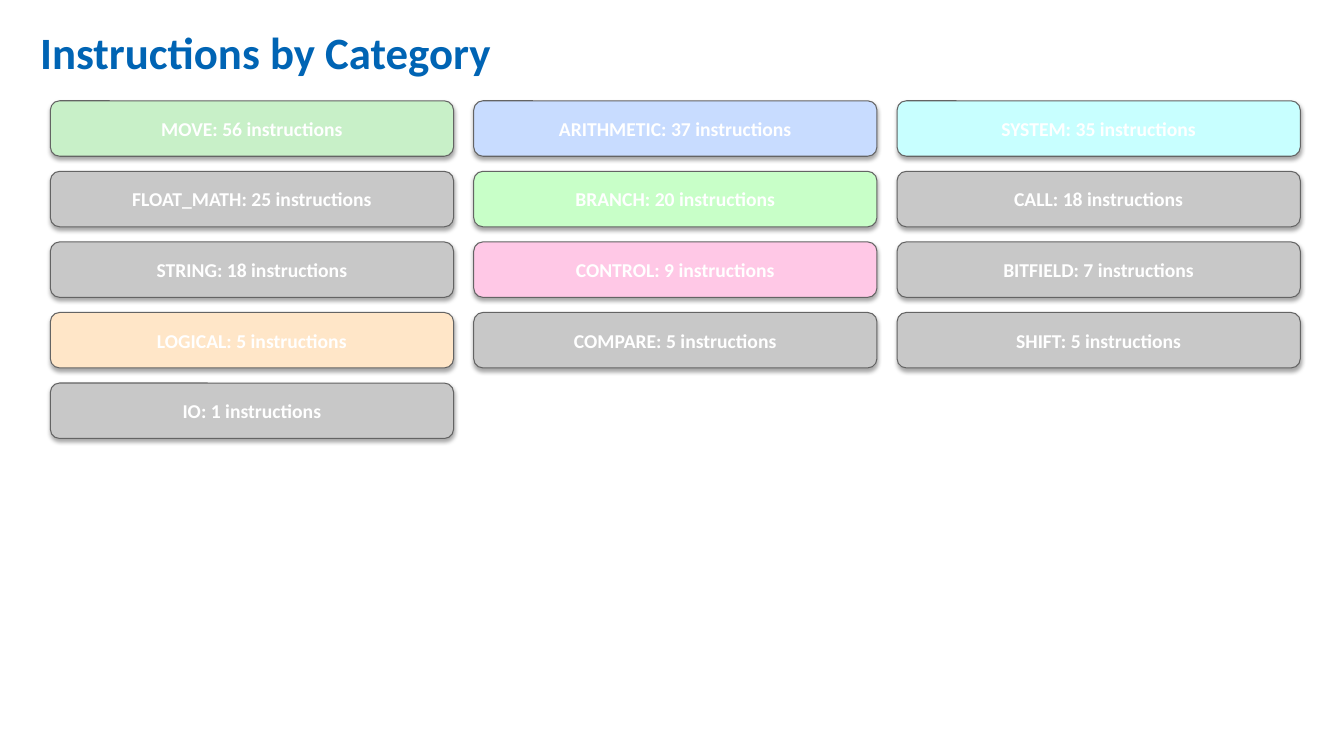
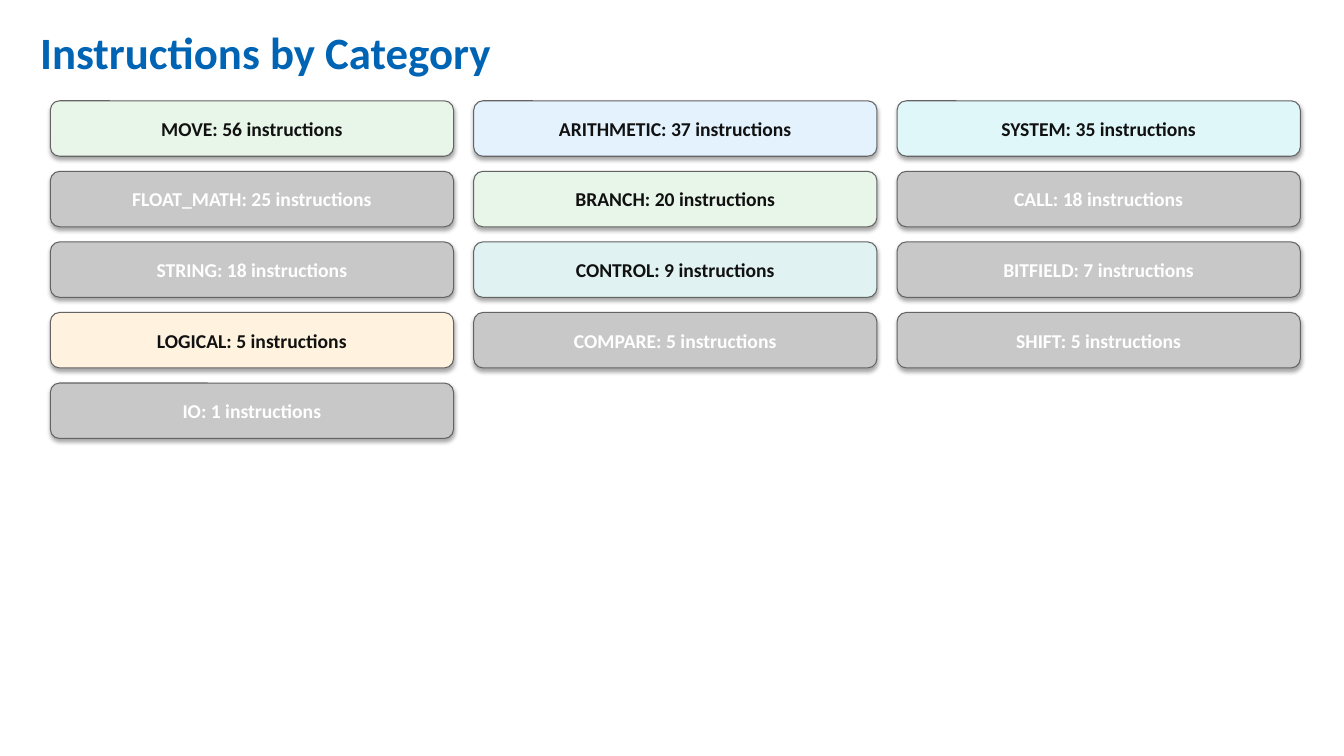
Before and after one commit to RetroCoreLabs/nd500x, a slide deck: slide 4 of docs/nd500_operand_map.pptx. Drawn at 1344x756 pixels with LibreOffice and Linux fonts; fonts in the diff are those of the drawing. Boxes give left, top, right and bottom in pixels: in the first picture for what was removed or moved away, otherwise in the second. Text is boxed around its words. In the diff, an @@ line names an element or a change of style, - is before the commit and + after.

```diff
--- a/docs/nd500_operand_map.pptx
+++ b/docs/nd500_operand_map.pptx
@@ rounded rectangle "MOVE: 56 instructions" at (x1=50, y1=101, x2=454, y2=156): fill #C8F0C8 to #E8F5E9 @@
@@ rounded rectangle "ARITHMETIC: 37 instructions" at (x1=474, y1=101, x2=877, y2=156): text colour #FFFFFF to #111111; fill #C8DCFF to #E3F2FD @@
@@ rounded rectangle "SYSTEM: 35 instructions" at (x1=897, y1=101, x2=1301, y2=156): fill #C8FFFF to #E0F7FA @@
@@ text in rounded rectangle at (x1=161, y1=122, x2=343, y2=136): text added @@
+MOVE: 56 instructions
@@ text in rounded rectangle at (x1=1001, y1=122, x2=1196, y2=136): text added @@
+SYSTEM: 35 instructions
@@ rounded rectangle "BRANCH: 20 instructions" at (x1=474, y1=171, x2=877, y2=227): fill #C8FFC8 to #E8F5E9 @@
@@ text in rounded rectangle at (x1=575, y1=192, x2=775, y2=206): text added @@
+BRANCH: 20 instructions
@@ rounded rectangle "CONTROL: 9 instructions" at (x1=474, y1=242, x2=877, y2=297): fill #FFC8E6 to #E0F2F1 @@
@@ text in rounded rectangle at (x1=576, y1=263, x2=775, y2=277): text added @@
+CONTROL: 9 instructions
@@ rounded rectangle "LOGICAL: 5 instructions" at (x1=50, y1=313, x2=454, y2=368): fill #FFE6C8 to #FFF3E0 @@
@@ text in rounded rectangle at (x1=157, y1=334, x2=347, y2=348): text added @@
+LOGICAL: 5 instructions
```
Also in this commit, not shown: 14 other slides changed, 1 other file.
